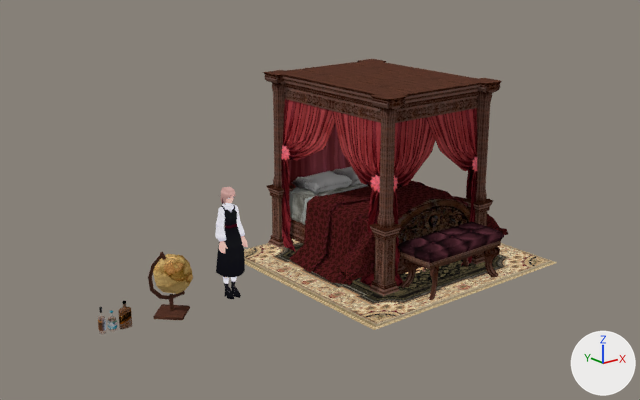
The Blender file Docs/Blends/QuartoPai.blend: old version first, new version second.
One viewpoint serves both versions: a 50 mm lens placed at (-9.87, -10.77, 5.52), pointed at (-0.95, 0.37, 1.06). Lighting does not change. The marker at lower right points along +X, +Y and +Z.

In view in the first picture: 'Banquinho', 'Body', 'Cama', 'Cobertor', 'Cortinas', 'Garrafa1', 'Garrafa2', 'Garrafa3', 'Globo', 'Hair', 'MolduraCama', 'Tapete', 'Travesseiro'.
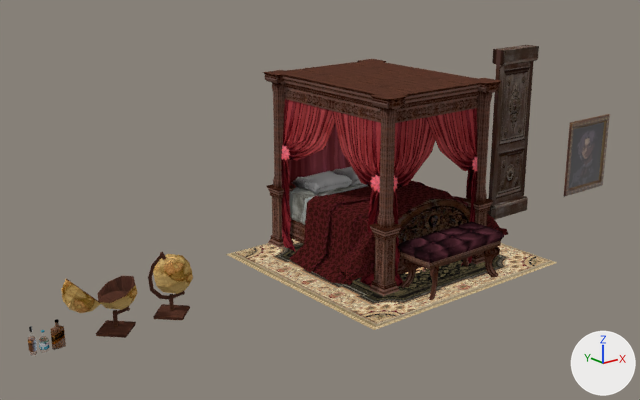
Pixel boxes [x1, y1, x2, y2] of what changed, in the pictures (640 x 400 px):
'PortaSalaJantar', added: after [487, 45, 539, 220]
'PinturaEstudioso', added: after [564, 114, 610, 197]
'GloboAberto', added: after [61, 276, 137, 338]
'Body', hidden: before [215, 193, 248, 299]
'Garrafa1', moved: before [118, 301, 132, 329]; after [50, 319, 66, 350]
'Garrafa3', moved: before [98, 307, 107, 336]; after [28, 326, 38, 356]
'Garrafa2', moved: before [107, 310, 118, 333]; after [38, 330, 50, 354]
'Hair', hidden: before [220, 187, 236, 204]

The edits, one by one:
Picture 'EstudiosoCrunchado.png' (img_estudiosocrunchado_png) is new.
Material 'Painting' (mat_painting) is new.
Uses the picture img_estudiosocrunchado_png.
Mesh me_plane_006 is new.
It has 16 vertices, 13 faces and spans x -0.69..0.69, y -0.8..0.8, z 0.0..0.04.
It uses material mat_painting.
Mesh me_plane_003 is new.
It has 52 vertices, 50 faces and spans x -0.99..0.0, y -0.1..0.18, z 0.0..3.27.
It uses material mat_material_madeira.
Mesh me_sphere_001 is new.
It has 120 vertices, 120 faces and spans x -2.59..0.98, y -1.02..1.02, z -1.0..2.1.
It uses material mat_material_madeira.
Object 'Body' (ob_body) is now hidden.
Object 'Hair' (ob_hair) is now hidden.
Object 'Garrafa1' (ob_garrafa1) moves from (-4.8, 0.0, 0.0) to (-5.8, 0.0, 0.0).
Object 'Garrafa2' (ob_garrafa2) moves from (-5.0, 0.0, 0.0) to (-6.0, 0.0, 0.0).
Object 'Garrafa3' (ob_garrafa3) moves from (-5.16, 0.0, 0.0) to (-6.16, 0.0, 0.0).
Object 'PinturaEstudioso' (ob_pinturaestudioso) is new; it shows me_plane_006.
Its location is (6.0, 0.0, 0.8).
Its rotation in degrees is (90, 0, 0).
Object 'PortaSalaJantar' (ob_portasalajantar) is new; it shows me_plane_003.
Its location is (4.0, 0.0, 0.0).
Object 'GloboAberto' (ob_globoaberto) is new; it shows me_sphere_001.
Its location is (-4.9, 0.0, 0.3).
Its scale is (0.3, 0.3, 0.3).
